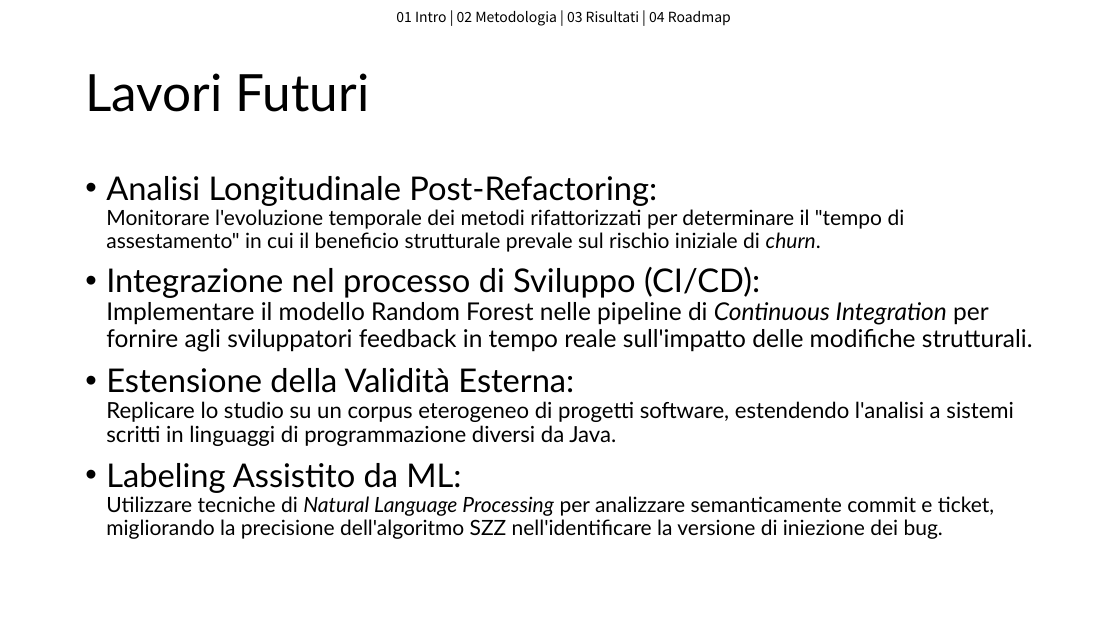
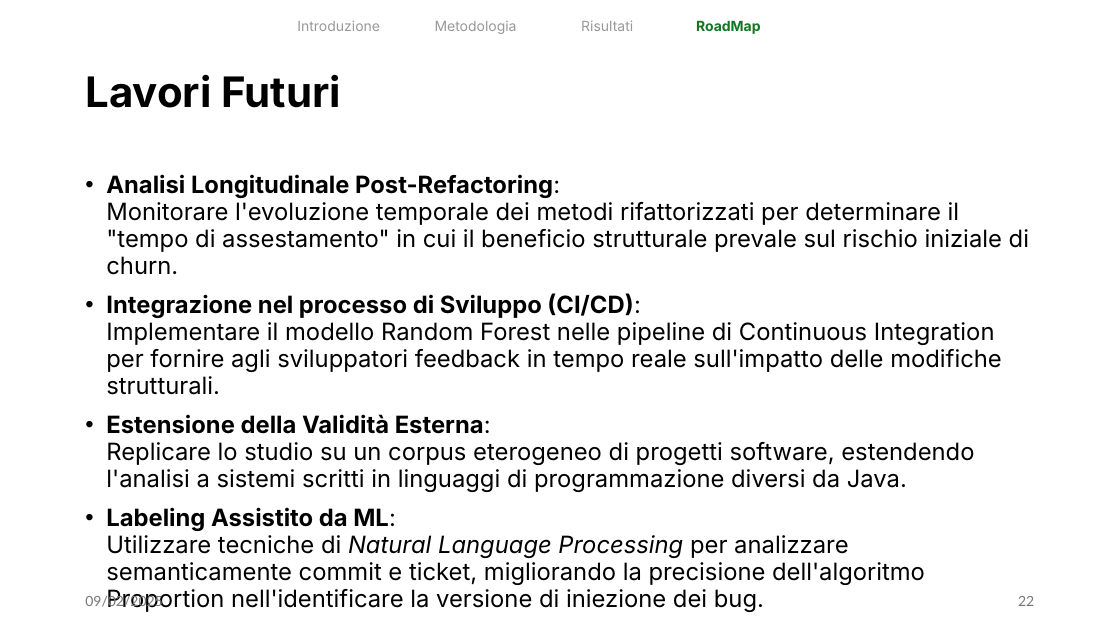
Before and after one commit to flavio-simonelli/ProjectAnalyzerAI, a slide deck: slide 22 of PresentazioneISW2Prediction.pptx (slide 21 before the commit). Drawn at 1120x630 pixels with LibreOffice and Linux fonts; fonts in the diff are those of the drawing. Boxes give left, top, right and bottom in pixels: in the first picture for what was removed or moved away, otherwise in the second. Text is boxed around its words. In the diff, an @@ line names an element or a change of style, - is before the commit and + after.

```diff
--- a/PresentazioneISW2Prediction.pptx
+++ b/PresentazioneISW2Prediction.pptx
@@ text added at (x1=297, y1=20, x2=380, y2=31), 12 pt, text #999999 @@
+Introduzione
@@ text removed at (x1=396, y1=11, x2=731, y2=26) @@
-01 Intro | 02 Metodologia | 03 Risultati | 04 Roadmap
@@ text added at (x1=435, y1=21, x2=517, y2=34), 12 pt, text #999999 @@
+Metodologia
@@ text added at (x1=581, y1=20, x2=633, y2=31), 12 pt, text #999999 @@
+Risultati
@@ text added at (x1=696, y1=20, x2=761, y2=34), 12 pt, text #127622, bold @@
+RoadMap
@@ title "Lavori Futuri" at (x1=85, y1=74, x2=340, y2=108): size 44 to 36 pt, font Lato to Inter, bold on @@
@@ text at (x1=106, y1=174, x2=1029, y2=492): size 28 to 20.4 pt, bold on in "Analisi Longitudinale Post-Refactoring:", "Integrazione nel processo di Sviluppo (CI/CD):", "Estensione della Validità Esterna:"; size 18 to 20.4 pt in "Monitorare l'evoluzione temporale dei metodi rifattorizzati  ..."; font Lato to Inter in "Analisi Longitudinale Post-Refactoring: Monitorare l'evoluzi ...", "Integrazione nel processo di Sviluppo (CI/CD): Implementare ...", "Estensione della Validità Esterna: Replicare lo studio ..."; italic off in "churn.", "Continuous Integration"; size 21 to 20.4 pt in "Implementare il modello Random Forest nelle pipeline ..."; size 19 to 20.4 pt in "Replicare lo studio su un corpus eterogeneo ..."; line spacing 0.9 to 0.95 @@
@@ text at (x1=106, y1=507, x2=925, y2=585): text changed; size 18 to 20.4 pt; font Lato to Inter @@
-• Labeling Assistito da ML:
-  Utilizzare tecniche di Natural Language Processing per analizzare semanticamente commit e ticket, migliorando la precisione dell'algoritmo SZZ nell'identificare la versione di iniezione dei bug.
+• Labeling Assistito da ML:
+  Utilizzare tecniche di Natural Language Processing per analizzare semanticamente commit e ticket, migliorando la precisione dell'algoritmo Proportion nell'identificare la versione di iniezione dei bug.
@@ text added at (x1=85, y1=593, x2=162, y2=609), 12 pt, text #797979 @@
+09/02/2025
@@ page number added at (x1=1018, y1=596, x2=1034, y2=606), 12 pt, text #797979 @@
+22
```
Also in this commit, not shown: 18 other slides changed, 4 slides added, 3 slides removed, 1 other file.
